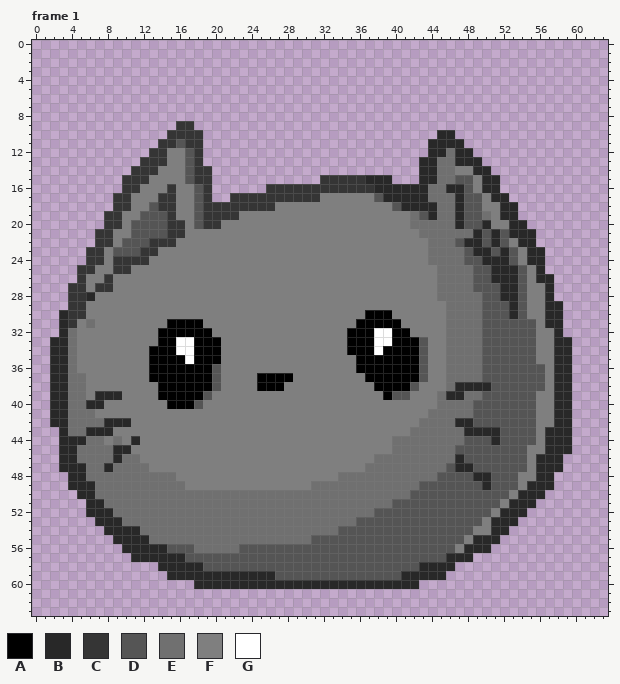
Animated GIF sprite, stored at Assets/CatLoop.gif. Above: the version before the commit.
The file is 64x64 pixels, 2 frames. Shown: frame 1. The commit also changed other frames, which this record leaves out.
Palette (. is transparent): A #000000  B #282828  C #353535  D #555555  E #707070  F #7f7f7f  G #ffffff
The same view after the edit:
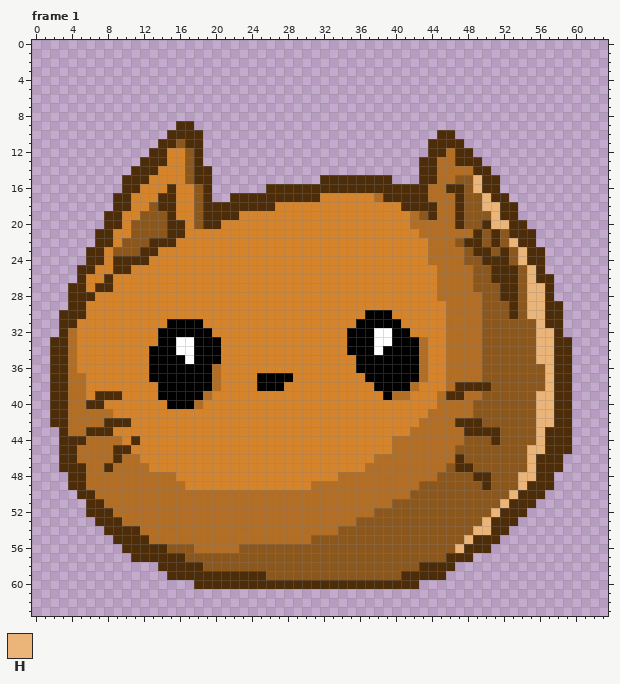
Colours new in this view: H #ebb478
Difference:
colour B: #282828 -> #4d2d09
colour D: #555555 -> #8c571d
colour E: #707070 -> #b36e25
colour F: #7f7f7f -> #d5842c
Changed rows in their new state; - is a pixel that keeps its letter.
Frame 1:
first column x 4:
 9 ------------BB----------------------------------------
10 -----------BBBB---------------------------------------
11 ----------BB-BB---------------------------------------
12 ---------BB---B---------------------------------------
13 --------BBB---B---------------------------------------
14 -------BBB----BB---------------------------EE---------
15 ------BBB-----BB------------BBBBB------------H--------
16 ------BB---B---B------BBBBBBBBBBBB-----------H--------
17 -----BB---BB---B--BBBBBBBBBB------E-----------H-------
18 -----BB---BB---BBBBBBBB-------------F---------HH------
19 ----BB-----B---BBBB---------------------------DH------
20 ----BB-----BB--BB------------------------------HH-----
21 ---BB------BB-----------------------------------------
22 ---BB----BBB-------------------------------------H----
23 --BB----BB----------------------------------------H---
24 --BB-BBBB-----------------------------------------H---
25 -BB--BB--------------------------------------------H--
26 -B--B----------------------------------------------H--
27 BB-BB----------------------------------------------HH-
28 BB-------------------------------------------------HH-
29 BB-------------------------------------------------HH-
30 BB-------------------------------------------------HH-
31 B-F-------------------------------------------------H-
32 ----------------------------------------------------HH
33 ---------------------------------------E------------HH
34 ---------------------------------------E------------HH
35 ---------------------------------------E------------HH
36 ----------------E----------------------E-------------H
37 ----------------E----------------------E-------------H
38 ----------------E---------------------E--------------H
39 ---------------E--------------------EE--------------HH
40 --------------E-------------------------------------HH
41 ---EE-----------------------------------------------HH
42 ---------------------------------------------B------HH
43 ----------------------------------------------------H-
44 ----E-----------------------------------------------H-
45 ---------------------------------------------------HH-
46 ---------------------------------------------------H--
47 ---------------------------------------------------H--
48 --------------------------------------------------HH--
49 --E-----------------------------------------------H---
50 -------------------------------------------------H----
51 ------------------------------------------------H-----
52 -----------------------------------------------H------
53 ----------------------------------------------H-------
54 ---------------------------------------------HH-------
55 --------------------------------------------H---------
56 -------------------------------------------H----------
59 ----------------------D-------------------------------
